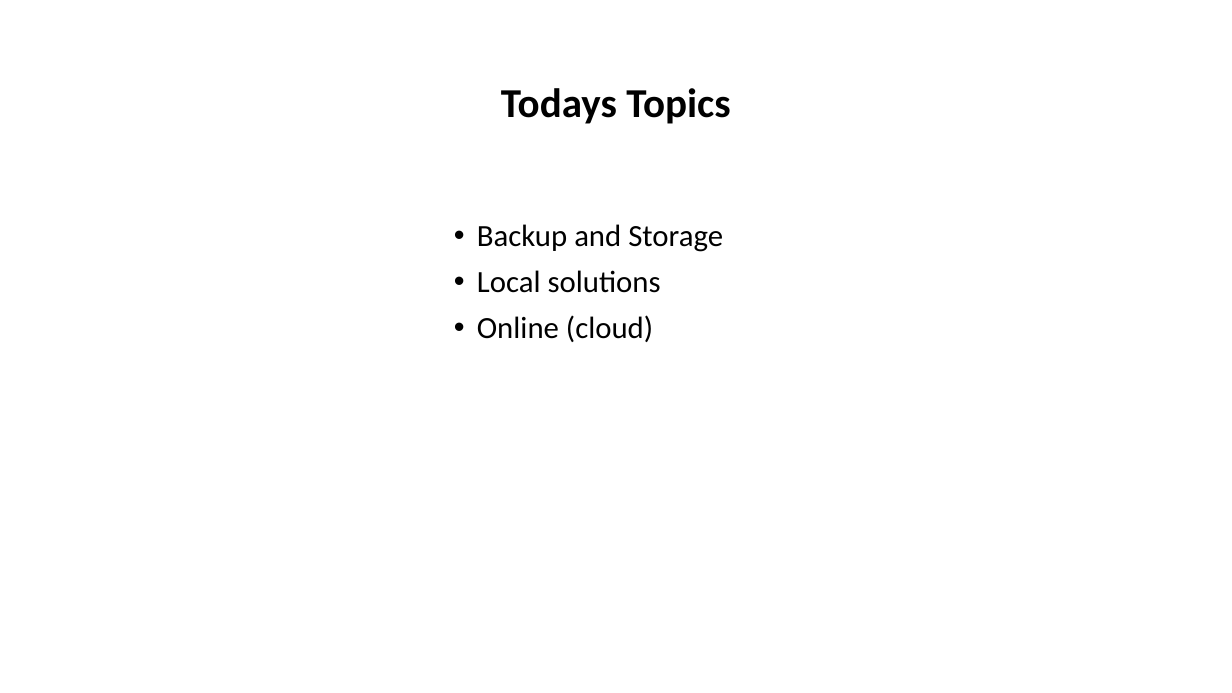
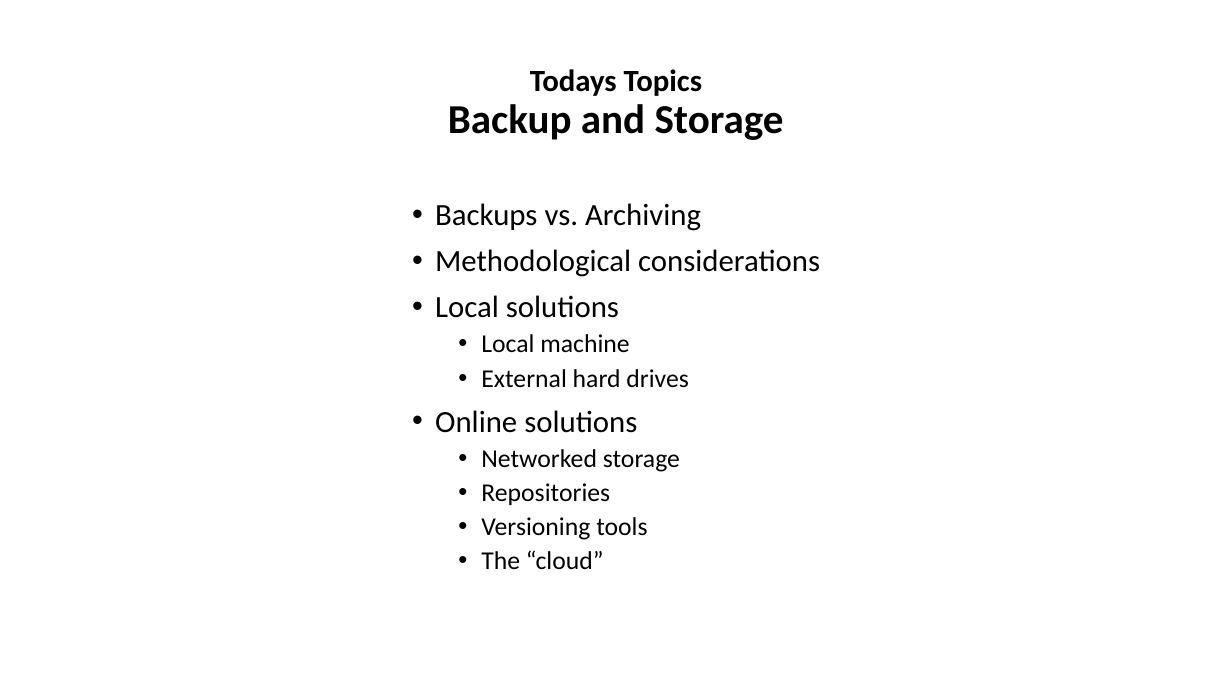
Before and after one commit to tibbben/teaching.data.literacy, a slide deck: slide 2 of UM_DataManagementClass/Lessons/05/05_FirstMeeting.pptx. Drawn at 1232x693 pixels with LibreOffice and Linux fonts; fonts in the diff are those of the drawing. Boxes give left, top, right and bottom in pixels: in the first picture for what was removed or moved away, otherwise in the second. Text is boxed around its words. In the diff, an @@ line names an element or a change of style, - is before the commit and + after.

```diff
--- a/UM_DataManagementClass/Lessons/05/05_FirstMeeting.pptx
+++ b/UM_DataManagementClass/Lessons/05/05_FirstMeeting.pptx
@@ title at <box>448,69,784,140</box>: text changed @@
-Todays Topics
+Todays Topics
+Backup and Storage
@@ text "Backups vs. Archiving": place and size @@
-text "Backups vs. Archiving" at <box>477,224,723,342</box>
+text "Backups vs. Archiving" at <box>435,203,820,570</box>
@@ text at <box>435,203,820,277</box>: text changed @@
-• Backup and Storage
+• Backups vs. Archiving
+• Methodological considerations
@@ text at <box>435,334,689,570</box>: text changed; size 24 to 20 pt @@
-• Online (cloud)
+  • Local machine
+  • External hard drives
+• Online solutions
+  • Networked storage
+  • Repositories
+  • Versioning tools
+  • The “cloud”
```
Also in this commit, not shown: 35 slides added, 3 other files.
